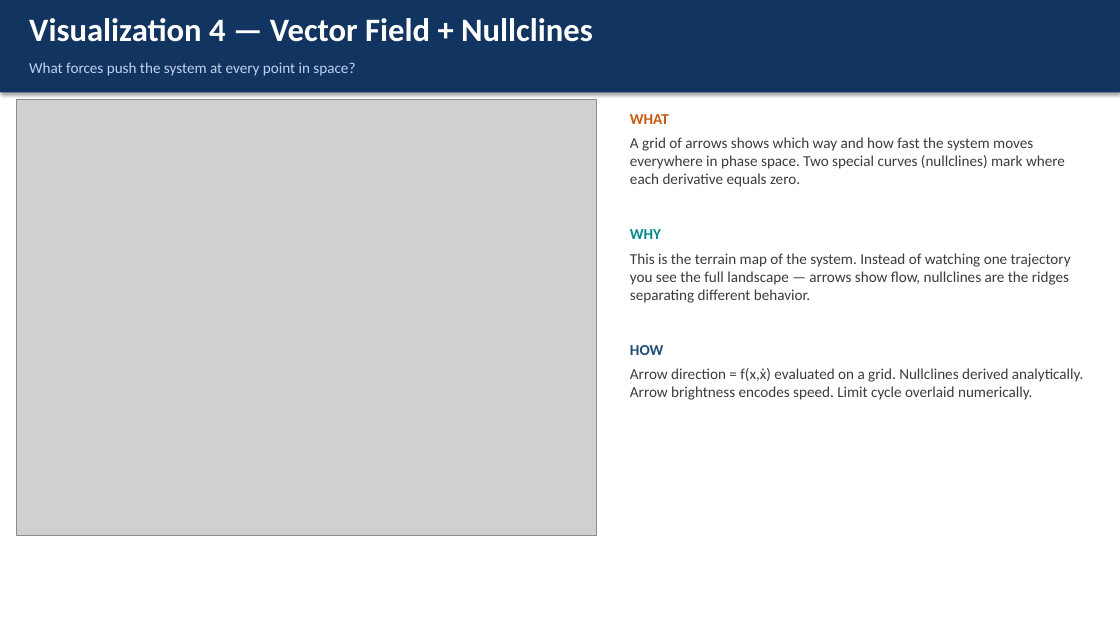
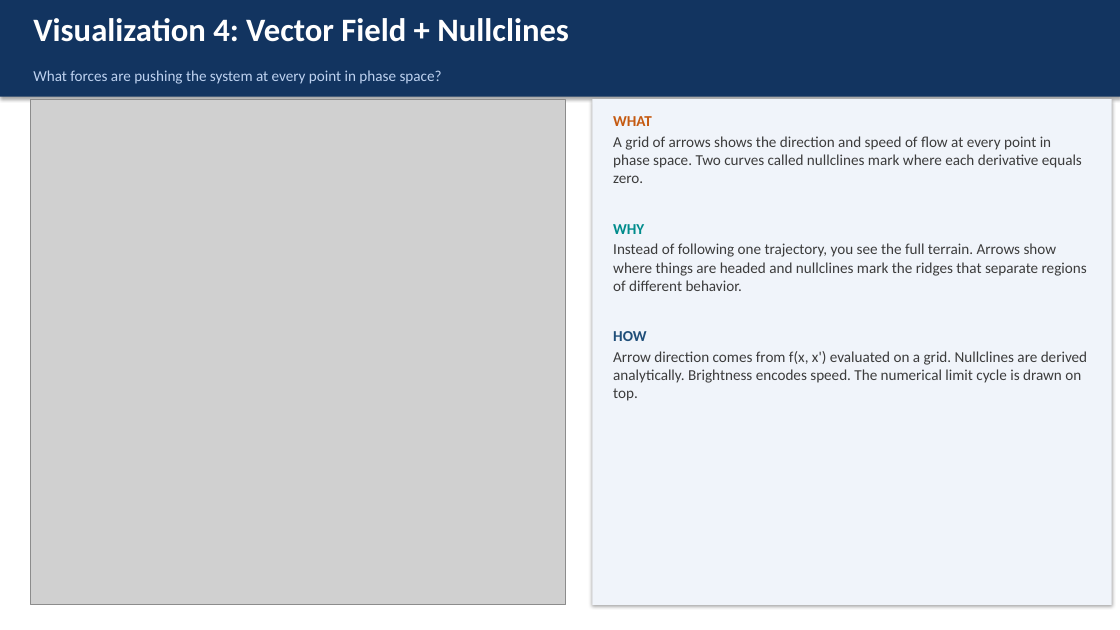
Before and after one commit to gfranco008/cis568, a slide deck: slide 8 of Final/Van_der_Pol_Visualization_Presentation.pptx. Drawn at 1120x630 pixels with LibreOffice and Linux fonts; fonts in the diff are those of the drawing; grey boxes stand for pictures. Boxes give left, top, right and bottom in pixels: in the first picture for what was removed or moved away, otherwise in the second. Text is boxed around its words. In the diff, an @@ line names an element or a change of style, - is before the commit and + after.

Commit message:
Update Van der Pol Visualization presentation file

```diff
--- a/Final/Van_der_Pol_Visualization_Presentation.pptx
+++ b/Final/Van_der_Pol_Visualization_Presentation.pptx
@@ rectangle: place and size @@
-rectangle at [0,0,1120,92]
+rectangle at [0,0,1120,97]
@@ text at [33,18,569,42]: text changed @@
-Visualization 4 — Vector Field + Nullclines
+Visualization 4: Vector Field + Nullclines
@@ text at [33,70,442,84]: text changed @@
-What forces push the system at every point in space?
+What forces are pushing the system at every point in phase space?
@@ picture: place and size @@
-picture at [17,99,597,536]
+picture at [30,99,565,605]
@@ rectangle added at [592,99,1112,605], fill #F0F4FA @@
@@ text "WHAT": place and size @@
-text "WHAT" at [630,114,1083,400]
+text "WHAT" at [613,116,1087,401]
@@ text at [613,116,652,341]: less space between paragraphs @@
@@ text at [613,136,1082,183]: text changed @@
-A grid of arrows shows which way and how fast the system moves everywhere in phase space. Two special curves (nullclines) mark where each derivative equals zero.
+A grid of arrows shows the direction and speed of flow at every point in phase space. Two curves called nullclines mark where each derivative equals zero.
@@ text at [613,243,1087,291]: text changed @@
-This is the terrain map of the system. Instead of watching one trajectory you see the full landscape — arrows show flow, nullclines are the ridges separating different behavior.
+Instead of following one trajectory, you see the full terrain. Arrows show where things are headed and nullclines mark the ridges that separate regions of different behavior.
@@ text at [613,351,1087,401]: text changed @@
-Arrow direction = f(x,ẋ) evaluated on a grid. Nullclines derived analytically. Arrow brightness encodes speed. Limit cycle overlaid numerically.
+Arrow direction comes from f(x, x') evaluated on a grid. Nullclines are derived analytically. Brightness encodes speed. The numerical limit cycle is drawn on top.
```
Also in this commit, not shown: 13 other slides changed.
